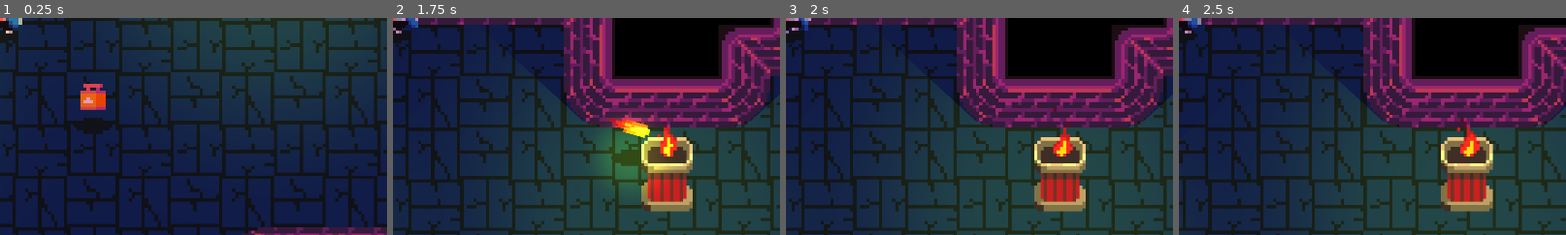
Above: before the commit, frames 1-4 (left to right).
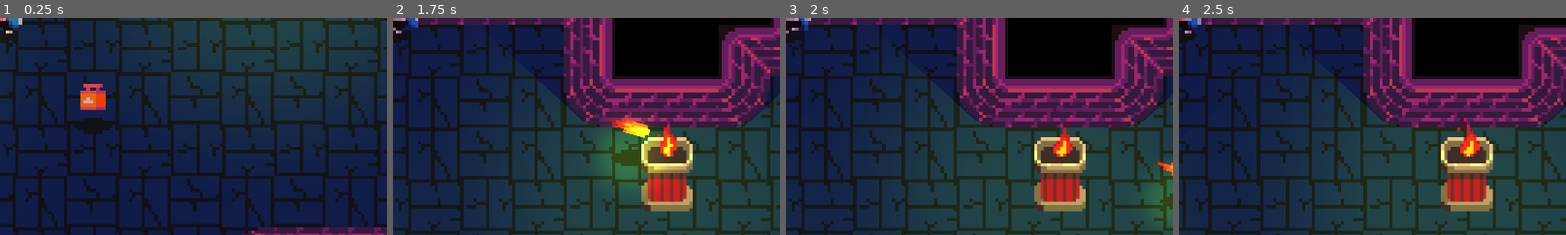
Above: after the commit, the same moments.

Repository: NielsOuvrard/TheShadowOfHeaven
Game: Godot game, scene res://Scenes/gameplay.tscn
The game is run twice, just before and just after one commit, with the same random seed, the same clock (stepped at 60 frames per second) and the same inputs.
Inputs (mouse positions are % of the whole screen's width and height, from its top left):
- Up to frame 1 (0.25 s): no input
- Up to frame 2 (1.75 s): move the mouse to (45, 70) at 0.52 s; hold Q (change_weapon) 0.53-1.28 s; hold Up (move_up) from 0.53 s (still down); move the mouse to (80, 65) at 1.27 s; tap Space (shoot) at 1.35 s
- Up to frame 3 (2 s): keep holding Up (move_up)
- Up to frame 4 (2.5 s): move the mouse to (20, 35) at 2.02 s; release Up (move_up) at 2.03 s; hold Left (move_left) from 2.03 s (still down); hold Q (change_weapon) from 2.03 s (still down)
The pictures show only the part of the screen within x 50-100%, y 46-96%; the shares and areas given below are measured in that part.

Frames 1-2 are identical in both runs. In frame 3, 1.2% of the frame differs, in the area x 93-100%, y 66-97%; in frame 4, nothing differs.

Commit message:
better torch collision

Diff:
--- a/Scenes/torch.tscn
+++ b/Scenes/torch.tscn
@@ -60,8 +60,10 @@
 "speed": 10.0
 }]
 
-[sub_resource type="RectangleShape2D" id="RectangleShape2D_oigc6"]
-size = Vector2(16, 17.0213)
+[sub_resource type="CapsuleShape2D" id="CapsuleShape2D_13b74"]
+custom_solver_bias = 0.33
+radius = 4.0
+height = 38.2979
 
 [node name="Torch" type="StaticBody2D"]
 collision_layer = 16
@@ -80,5 +82,6 @@
 texture = ExtResource("2_ftp3d")
 
 [node name="CollisionShape2D" type="CollisionShape2D" parent="."]
+rotation = 1.5708
 scale = Vector2(1, 0.47)
-shape = SubResource("RectangleShape2D_oigc6")
+shape = SubResource("CapsuleShape2D_13b74")
